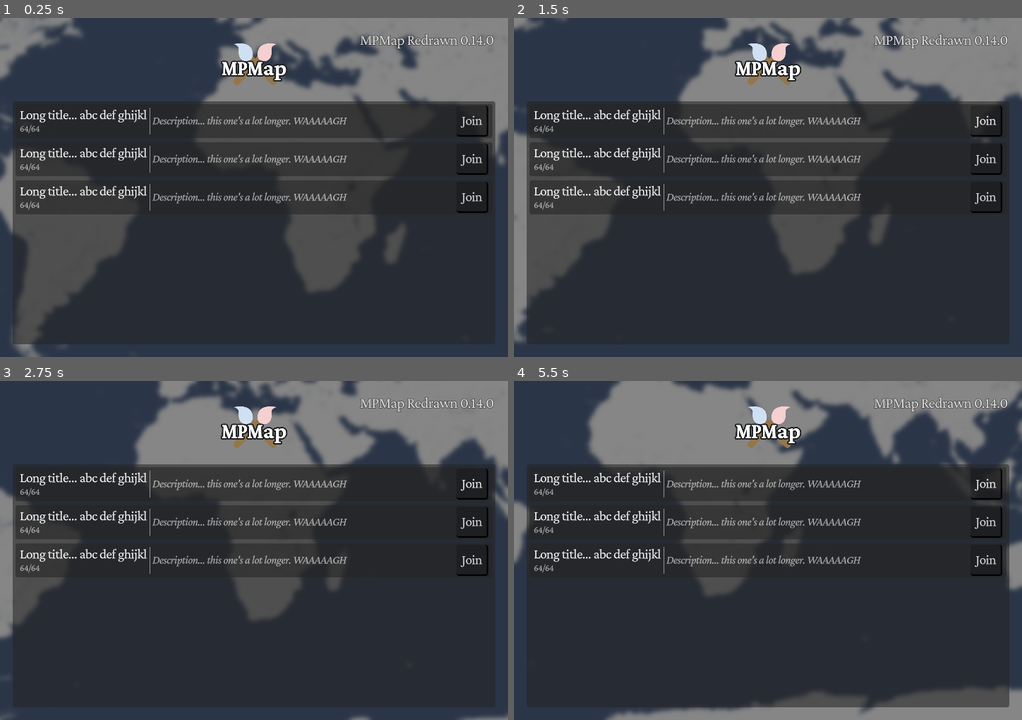
Above: before the commit, frames 1-4 (two rows, left to right).
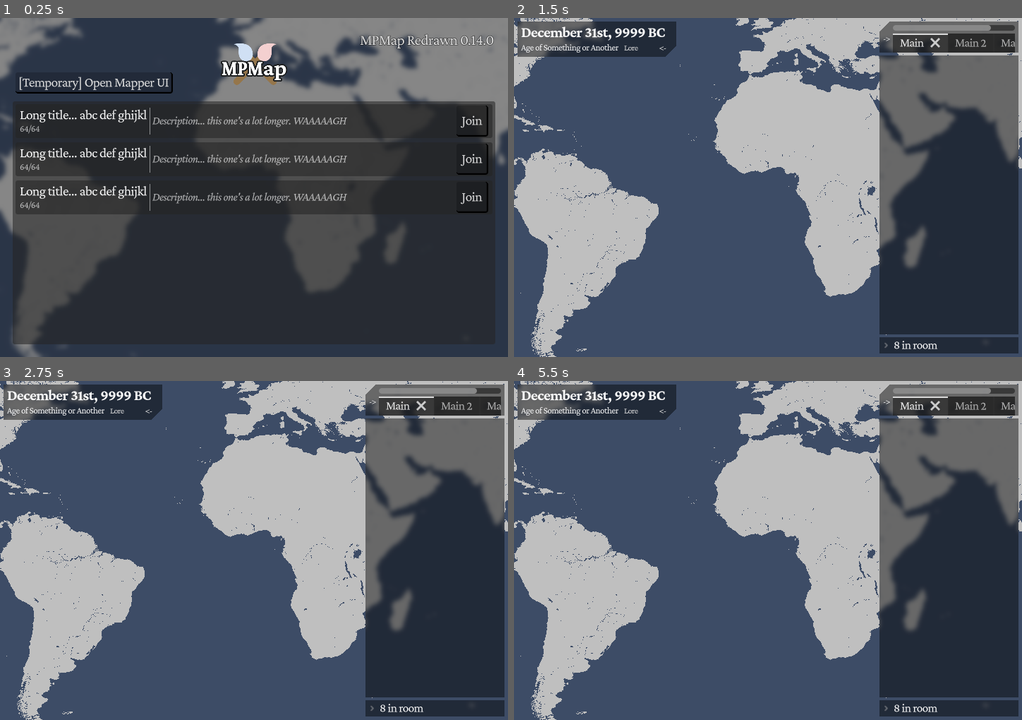
Above: after the commit, the same moments.

Repository: anywhereco/heredita-client
Game: Godot game, scene res://scenes/lobby/lobby.tscn
Same seed, same stepped clock (60 frames per second), same inputs: the game is played once before the commit and once after it.
Inputs (mouse positions are in pixels of both pictures, inside the frame that each line leads up to):
- Up to frame 1 (0.25 s): no input
- Up to frame 2 (1.5 s): click "Join" at 0.5 s; click (610, 82) at 1.25 s, where only the run after the commit has a clickable "[Temporary] Open Mapper UI"
- Up to frame 3 (2.75 s): click (116, 411) at 2 s, where only the run after the commit has a clickable "Lore"
- Up to frame 4 (5.5 s): click (666, 411) at 2.75 s, where only the run after the commit has a clickable "<-"; click (884, 401) at 3.5 s, where only the run after the commit has a clickable "->"; click (630, 411) at 4.25 s, where only the run after the commit has a clickable "Lore"; click (666, 411) at 5 s, where only the run after the commit has a clickable "<-"

The runs differ from the first frame. In frame 1, 0.6% of the frame differs, in the area x 3-35%, y 16-23%; in frame 2, 79%; in frame 3, 79%; in frame 4, 83%, in the area x 0-100%, y 0-100%.

Commit message:
incomplete mapper

Diff:
--- a/assets/theme.tres
+++ b/assets/theme.tres
@@ -111,6 +111,16 @@
 [sub_resource type="StyleBoxEmpty" id="StyleBoxEmpty_0dftj"]
 
 [sub_resource type="StyleBoxEmpty" id="StyleBoxEmpty_h5t51"]
+
+[sub_resource type="StyleBoxEmpty" id="StyleBoxEmpty_e8htd"]
+
+[sub_resource type="StyleBoxEmpty" id="StyleBoxEmpty_wms38"]
+
+[sub_resource type="StyleBoxEmpty" id="StyleBoxEmpty_bcf2e"]
+
+[sub_resource type="StyleBoxEmpty" id="StyleBoxEmpty_7g2p0"]
+
+[sub_resource type="StyleBoxEmpty" id="StyleBoxEmpty_357y2"]
 
 [sub_resource type="StyleBoxEmpty" id="StyleBoxEmpty_7yyeo"]
 
@@ -221,6 +231,41 @@
 expand_margin_top = 4.0
 expand_margin_right = 4.0
 expand_margin_bottom = 4.0
+
+[sub_resource type="StyleBoxFlat" id="StyleBoxFlat_e8htd"]
+content_margin_left = 2.0
+content_margin_top = 2.0
+content_margin_right = 2.0
+content_margin_bottom = 2.0
+draw_center = false
+corner_detail = 1
+
+[sub_resource type="StyleBoxFlat" id="StyleBoxFlat_wms38"]
+content_margin_left = 2.0
+content_margin_top = 2.0
+content_margin_right = 2.0
+content_margin_bottom = 2.0
+bg_color = Color(1, 1, 1, 0.10980392)
+
+[sub_resource type="StyleBoxEmpty" id="StyleBoxEmpty_llqld"]
+content_margin_left = 2.0
+content_margin_top = 2.0
+content_margin_right = 2.0
+content_margin_bottom = 2.0
+
+[sub_resource type="StyleBoxFlat" id="StyleBoxFlat_uy2me"]
+content_margin_left = 2.0
+content_margin_top = 2.0
+content_margin_right = 2.0
+content_margin_bottom = 2.0
+bg_color = Color(1, 1, 1, 0.16862746)
+
+[sub_resource type="StyleBoxFlat" id="StyleBoxFlat_502fs"]
+content_margin_left = 2.0
+content_margin_top = 2.0
+content_margin_right = 2.0
+content_margin_bottom = 2.0
+bg_color = Color(0, 0, 0, 0.16078432)
 
 [sub_resource type="StyleBoxFlat" id="StyleBoxFlat_v4gqx"]
 content_margin_left = 6.0
@@ -307,6 +352,12 @@
 ColorSlider/base_type = &"VSlider"
 ColorSlider/styles/grabber_area = SubResource("StyleBoxEmpty_0dftj")
 ColorSlider/styles/grabber_area_highlight = SubResource("StyleBoxEmpty_h5t51")
+FlatUnpaddedButton/base_type = &"Button"
+FlatUnpaddedButton/styles/disabled = SubResource("StyleBoxEmpty_e8htd")
+FlatUnpaddedButton/styles/hover = SubResource("StyleBoxEmpty_wms38")
+FlatUnpaddedButton/styles/hover_pressed = SubResource("StyleBoxEmpty_bcf2e")
+FlatUnpaddedButton/styles/normal = SubResource("StyleBoxEmpty_7g2p0")
+FlatUnpaddedButton/styles/pressed = SubResource("StyleBoxEmpty_357y2")
 HiddenEdit/base_type = &"LineEdit"
 HiddenEdit/colors/font_uneditable_color = Color(1, 1, 1, 1)
 HiddenEdit/styles/focus = SubResource("StyleBoxEmpty_7yyeo")
@@ -347,6 +398,12 @@
 ToolButton/colors/icon_disabled_color = Color(0.419813, 0.419813, 0.419813, 1)
 ToolButton/colors/icon_normal_color = Color(0.796243, 0.796243, 0.796243, 1)
 ToolButton/constants/icon_max_width = 40
+TransparentFoldableContainer/base_type = &"FoldableContainer"
+TransparentFoldableContainer/styles/panel = SubResource("StyleBoxFlat_e8htd")
+TransparentFoldableContainer/styles/title_collapsed_hover_panel = SubResource("StyleBoxFlat_wms38")
+TransparentFoldableContainer/styles/title_collapsed_panel = SubResource("StyleBoxEmpty_llqld")
+TransparentFoldableContainer/styles/title_hover_panel = SubResource("StyleBoxFlat_uy2me")
+TransparentFoldableContainer/styles/title_panel = SubResource("StyleBoxFlat_502fs")
 VScrollBar/styles/scroll = SubResource("StyleBoxFlat_v4gqx")
 VScrollBar/styles/scroll_focus = SubResource("StyleBoxFlat_dv4i8")
 VSlider/icons/grabber = SubResource("GradientTexture2D_7yyeo")
--- a/scenes/lobby/foreground/foreground.tscn
+++ b/scenes/lobby/foreground/foreground.tscn
@@ -1,10 +1,11 @@
-[gd_scene load_steps=9 format=3 uid="uid://co8osnbupcqjm"]
+[gd_scene load_steps=10 format=3 uid="uid://co8osnbupcqjm"]
 
 [ext_resource type="Shader" uid="uid://h6ps2oq513j8" path="res://scenes/lobby/foreground/background_blur.gdshader" id="1_t71vb"]
 [ext_resource type="Texture2D" uid="uid://c1kanb7wy7l6u" path="res://assets/logo.png" id="2_crsvy"]
 [ext_resource type="PackedScene" uid="uid://cfjumnaqf88s3" path="res://scenes/lobby/foreground/room/RoomTemplate.tscn" id="3_3knor"]
 [ext_resource type="FontVariation" uid="uid://hwc3xdnlf3ke" path="res://assets/font/_variants/pro450.tres" id="4_yf52t"]
 [ext_resource type="Script" uid="uid://dyad1l4xw802a" path="res://scenes/lobby/foreground/debug_info.gd" id="5_j6gyg"]
+[ext_resource type="Script" uid="uid://iwdjjxhxn5pa" path="res://scenes/lobby/foreground/temporary_mapper_opener.gd" id="6_6ju32"]
 
 [sub_resource type="ShaderMaterial" id="ShaderMaterial_crsvy"]
 shader = ExtResource("1_t71vb")
@@ -95,3 +96,11 @@
 label_settings = SubResource("LabelSettings_j6gyg")
 horizontal_alignment = 2
 script = ExtResource("5_j6gyg")
+
+[node name="Button" type="Button" parent="."]
+offset_left = 22.0
+offset_top = 77.0
+offset_right = 245.0
+offset_bottom = 107.0
+text = "[Temporary] Open Mapper UI"
+script = ExtResource("6_6ju32")
--- /dev/null
+++ b/scenes/lobby/foreground/temporary_mapper_opener.gd
@@ -0,0 +1,4 @@
+extends Button
+
+func _pressed() -> void:
+	get_tree().change_scene_to_packed(preload("res://scenes/mapper/mapper.tscn"))
--- a/scenes/mapper/mapper.tscn
+++ b/scenes/mapper/mapper.tscn
@@ -1,7 +1,233 @@
-[gd_scene format=3 uid="uid://bxwxbcrvqou86"]
+[gd_scene load_steps=11 format=3 uid="uid://bxwxbcrvqou86"]
+
+[ext_resource type="Texture2D" uid="uid://do2qcumlvx0lo" path="res://assets/map.png" id="1_5rw7w"]
+[ext_resource type="Material" uid="uid://dayrr5lupf1h2" path="res://scenes/mapper/ui/glass.tres" id="1_agl36"]
+[ext_resource type="FontVariation" uid="uid://dci33svbxkhv6" path="res://assets/font/_variants/pro650.tres" id="3_hddsb"]
+[ext_resource type="Script" uid="uid://cobvlsshktn31" path="res://scenes/mapper/tab_scroll_bar.gd" id="4_rficw"]
+
+[sub_resource type="StyleBoxFlat" id="StyleBoxFlat_hddsb"]
+content_margin_left = 5.0
+content_margin_top = 5.0
+content_margin_right = 5.0
+content_margin_bottom = 5.0
+bg_color = Color(0, 0, 0, 0.19215687)
+border_color = Color(1, 1, 1, 0.54509807)
+corner_radius_bottom_right = 15
+corner_detail = 1
+anti_aliasing = false
+anti_aliasing_size = 0.01
+
+[sub_resource type="LabelSettings" id="LabelSettings_khegr"]
+font = ExtResource("3_hddsb")
+font_size = 20
+
+[sub_resource type="LabelSettings" id="LabelSettings_hxqh0"]
+font_size = 12
+
+[sub_resource type="StyleBoxFlat" id="StyleBoxFlat_5rw7w"]
+content_margin_left = 5.0
+content_margin_top = 5.0
+content_margin_right = 5.0
+bg_color = Color(0, 0, 0, 0.19215687)
+border_color = Color(1, 1, 1, 0.54509807)
+corner_radius_top_left = 15
+corner_detail = 1
+anti_aliasing = false
+anti_aliasing_size = 0.01
+
+[sub_resource type="StyleBoxFlat" id="StyleBoxFlat_rficw"]
+content_margin_left = 5.0
+content_margin_top = 5.0
+content_margin_right = 5.0
+content_margin_bottom = 5.0
+bg_color = Color(0, 0, 0, 0.19215687)
+border_color = Color(1, 1, 1, 0.54509807)
+corner_detail = 1
+anti_aliasing = false
+anti_aliasing_size = 0.01
+
+[sub_resource type="StyleBoxFlat" id="StyleBoxFlat_khegr"]
+bg_color = Color(0, 0, 0, 0.19215687)
+border_color = Color(1, 1, 1, 0.54509807)
+corner_detail = 1
+anti_aliasing = false
+anti_aliasing_size = 0.01
 
 [node name="Editor" type="Node2D"]
 
+[node name="Camera2D" type="Camera2D" parent="."]
+
 [node name="Map" type="Sprite2D" parent="."]
+texture = ExtResource("1_5rw7w")
 
 [node name="UI" type="CanvasLayer" parent="."]
+
+[node name="DateAgeBox" type="PanelContainer" parent="UI"]
+material = ExtResource("1_agl36")
+offset_left = 5.0
+offset_top = 5.0
+offset_right = 230.0
+offset_bottom = 55.0
+theme_override_styles/panel = SubResource("StyleBoxFlat_hddsb")
+
+[node name="VBoxContainer" type="VBoxContainer" parent="UI/DateAgeBox"]
+layout_mode = 2
+alignment = 1
+
+[node name="Time" type="Label" parent="UI/DateAgeBox/VBoxContainer"]
+layout_mode = 2
+text = "December 31st, 9999 BC"
+label_settings = SubResource("LabelSettings_khegr")
+
+[node name="HBoxContainer" type="HBoxContainer" parent="UI/DateAgeBox/VBoxContainer"]
+layout_mode = 2
+
+[node name="AgeLabel" type="Label" parent="UI/DateAgeBox/VBoxContainer/HBoxContainer"]
+layout_mode = 2
+text = "Age of Something or Another"
+label_settings = SubResource("LabelSettings_hxqh0")
+
+[node name="Lore" type="Button" parent="UI/DateAgeBox/VBoxContainer/HBoxContainer"]
+layout_mode = 2
+theme_type_variation = &"FlatUnpaddedButton"
+theme_override_font_sizes/font_size = 11
+text = "  Lore"
+flat = true
+
+[node name="LargePadding" type="Control" parent="UI/DateAgeBox/VBoxContainer/HBoxContainer"]
+layout_mode = 2
+size_flags_horizontal = 3
+
+[node name="Close" type="Button" parent="UI/DateAgeBox/VBoxContainer/HBoxContainer"]
+layout_mode = 2
+theme_type_variation = &"FlatUnpaddedButton"
+theme_override_font_sizes/font_size = 11
+text = "<-    "
+flat = true
+
+[node name="ChatSplit" type="HSplitContainer" parent="UI"]
+anchors_preset = 15
+anchor_right = 1.0
+anchor_bottom = 1.0
+offset_left = 5.0
+offset_top = 5.0
+offset_right = -5.0
+offset_bottom = -5.0
+grow_horizontal = 2
+grow_vertical = 2
+dragger_visibility = 1
+drag_area_offset = 3
+drag_area_highlight_in_editor = true
+
+[node name="Empty" type="Control" parent="UI/ChatSplit"]
+custom_minimum_size = Vector2(300, 0)
+layout_mode = 2
+size_flags_horizontal = 3
+focus_behavior_recursive = 1
+mouse_filter = 2
+
+[node name="VBoxContainer" type="VBoxContainer" parent="UI/ChatSplit"]
+layout_mode = 2
+size_flags_horizontal = 3
+size_flags_stretch_ratio = 0.4
+
+[node name="TopBar" type="PanelContainer" parent="UI/ChatSplit/VBoxContainer"]
+material = ExtResource("1_agl36")
+custom_minimum_size = Vector2(135, 25)
+layout_mode = 2
+theme_override_styles/panel = SubResource("StyleBoxFlat_5rw7w")
+
+[node name="VBoxContainer" type="VBoxContainer" parent="UI/ChatSplit/VBoxContainer/TopBar"]
+layout_mode = 2
+theme_override_constants/separation = 1
+
+[node name="HBoxContainer" type="HBoxContainer" parent="UI/ChatSplit/VBoxContainer/TopBar/VBoxContainer"]
+layout_mode = 2
+
+[node name="Close" type="Button" parent="UI/ChatSplit/VBoxContainer/TopBar/VBoxContainer/HBoxContainer"]
+layout_mode = 2
+theme_type_variation = &"FlatUnpaddedButton"
+theme_override_font_sizes/font_size = 11
+text = "->"
+flat = true
+
+[node name="VBoxContainer" type="VBoxContainer" parent="UI/ChatSplit/VBoxContainer/TopBar/VBoxContainer/HBoxContainer"]
+layout_mode = 2
+size_flags_horizontal = 3
+
+[node name="TabScrollBar" type="HScrollBar" parent="UI/ChatSplit/VBoxContainer/TopBar/VBoxContainer/HBoxContainer/VBoxContainer"]
+layout_mode = 2
+script = ExtResource("4_rficw")
+
+[node name="TabScroll" type="ScrollContainer" parent="UI/ChatSplit/VBoxContainer/TopBar/VBoxContainer/HBoxContainer/VBoxContainer"]
+unique_name_in_owner = true
+layout_mode = 2
+size_flags_horizontal = 3
+horizontal_scroll_mode = 3
+vertical_scroll_mode = 0
+scroll_deadzone = 3
+
+[node name="TabBar" type="TabBar" parent="UI/ChatSplit/VBoxContainer/TopBar/VBoxContainer/HBoxContainer/VBoxContainer/TabScroll"]
+layout_mode = 2
+current_tab = 0
+clip_tabs = false
+close_with_middle_mouse = false
+tab_close_display_policy = 1
+tab_count = 3
+tab_0/title = "Main"
+tab_1/title = "Main 2"
+tab_2/title = "Main 2 2"
+
+[node name="ChatBox" type="PanelContainer" parent="UI/ChatSplit/VBoxContainer"]
+material = ExtResource("1_agl36")
+custom_minimum_size = Vector2(135, 25)
+layout_mode = 2
+size_flags_vertical = 3
+theme_override_styles/panel = SubResource("StyleBoxFlat_rficw")
+
+[node name="BottomPanel" type="PanelContainer" parent="UI/ChatSplit/VBoxContainer"]
+material = ExtResource("1_agl36")
+layout_mode = 2
+theme_override_styles/panel = SubResource("StyleBoxFlat_khegr")
+
+[node name="FoldableContainer" type="FoldableContainer" parent="UI/ChatSplit/VBoxContainer/BottomPanel"]
+layout_mode = 2
+theme_type_variation = &"TransparentFoldableContainer"
+folded = true
+title = "8 in room"
+
+[node name="HFlowContainer" type="HFlowContainer" parent="UI/ChatSplit/VBoxContainer/BottomPanel/FoldableContainer"]
+visible = false
+layout_mode = 2
+
+[node name="Label" type="Label" parent="UI/ChatSplit/VBoxContainer/BottomPanel/FoldableContainer/HFlowContainer"]
+layout_mode = 2
+text = "User1"
+
+[node name="Label2" type="Label" parent="UI/ChatSplit/VBoxContainer/BottomPanel/FoldableContainer/HFlowContainer"]
+layout_mode = 2
+text = "User1"
+
+[node name="Label3" type="Label" parent="UI/ChatSplit/VBoxContainer/BottomPanel/FoldableContainer/HFlowContainer"]
+layout_mode = 2
+text = "User1"
+
+[node name="Label4" type="Label" parent="UI/ChatSplit/VBoxContainer/BottomPanel/FoldableContainer/HFlowContainer"]
+layout_mode = 2
+text = "User1"
+
+[node name="Label5" type="Label" parent="UI/ChatSplit/VBoxContainer/BottomPanel/FoldableContainer/HFlowContainer"]
+layout_mode = 2
+text = "User1"
+
+[node name="Label6" type="Label" parent="UI/ChatSplit/VBoxContainer/BottomPanel/FoldableContainer/HFlowContainer"]
+layout_mode = 2
+text = "User1"
+
+[node name="Label7" type="Label" parent="UI/ChatSplit/VBoxContainer/BottomPanel/FoldableContainer/HFlowContainer"]
+layout_mode = 2
+text = "User1"
+
+[node name="Label8" type="Label" parent="UI/ChatSplit/VBoxContainer/BottomPanel/FoldableContainer/HFlowContainer"]
+layout_mode = 2
+text = "User1"
--- /dev/null
+++ b/scenes/mapper/tab_scroll_bar.gd
@@ -0,0 +1,13 @@
+extends HScrollBar
+@onready var bar: ScrollContainer = %TabScroll as ScrollContainer
+
+# Called when the node enters the scene tree for the first time.
+func _ready() -> void:
+	var scroll = bar.get_h_scroll_bar()
+	scroll.share(self)
+
+func _process(delta: float) -> void:
+	if max_value == page:
+		hide()
+	else:
+		show()
--- /dev/null
+++ b/scenes/mapper/ui/glass.gdshader
@@ -0,0 +1,48 @@
+shader_type canvas_item;
+
+// from: https://godotshaders.com/shader/web-safe-darkened-gaussian-blur/
+
+uniform sampler2D SCREEN_TEXTURE: hint_screen_texture,repeat_disable, filter_nearest;
+/**
+* How blurry the result should be.
+* Limited to 20 because of performance, if you want feel free to break it.
+*/
+uniform float strength : hint_range(0.1, 20.0) = 3.3;
+/**
+* How dark the blur will be
+*/
+uniform float mix_percentage: hint_range(0.0, 1.0) = 0.3;
+
+float gaussianDistribution(float x, float STD){ // STD stands for standard deviation
+	return exp(-(x*x)/(2.*STD*STD))/(sqrt(2.*PI)*STD);
+}
+
+vec3 gaussianblur(sampler2D sampler, vec2 pos, vec2 pixel_size, float sigmaUsed, int radius){
+    vec3 blurredPixel = vec3(0.0);
+    float total_weight = 0.0;
+	// Loop over the radius (tecnically its a square)
+    for(int i = -radius ; i <= radius; i++){
+        for(int j = -radius; j <= radius; j++){
+			// Calculate the offset from the current pixel
+			vec2 offset = vec2(float(i), float(j))*pixel_size;
+			vec2 changedPos = pos + offset;
+
+			// Calculate the weight based on the Gaussian distribution multiplying both dimentions (how far are X and Y form the center (pos))
+			float weight = gaussianDistribution(float(i), sigmaUsed)*gaussianDistribution(float(j), sigmaUsed);
+			// Add the weighted color value to the blurred pixel
+			blurredPixel += texture(SCREEN_TEXTURE, changedPos).rgb * weight;
+			total_weight += weight;
+        }
+    }
+	// Normalize the blurred pixel color by the total weight
+	blurredPixel/=total_weight;
+    return blurredPixel;
+}
+
+void fragment() {
+    vec3 PixelBlurred = gaussianblur(SCREEN_TEXTURE, SCREEN_UV, SCREEN_PIXEL_SIZE, strength, int(round(3.0 * strength)));
+	vec3 color = mix(PixelBlurred, vec3(0.0), mix_percentage);
+    // The radius is 3*strength because it is the point where the Gaussian weight is near zero.
+    COLOR = vec4(color, 1);
+
+}
--- /dev/null
+++ b/scenes/mapper/ui/glass.tres
@@ -0,0 +1,8 @@
+[gd_resource type="ShaderMaterial" load_steps=2 format=3 uid="uid://dayrr5lupf1h2"]
+
+[ext_resource type="Shader" uid="uid://ds1kxrif2lqy" path="res://scenes/mapper/ui/glass.gdshader" id="1_o7r8c"]
+
+[resource]
+shader = ExtResource("1_o7r8c")
+shader_parameter/strength = 3.3
+shader_parameter/mix_percentage = 0.4530000215175
Not shown: 1 places in assets/theme.tres that only renumber resources
Not shown, added: scenes/lobby/foreground/temporary_mapper_opener.gd.uid
Not shown, added: scenes/mapper/tab_scroll_bar.gd.uid
Not shown, added: scenes/mapper/ui/glass.gdshader.uid
